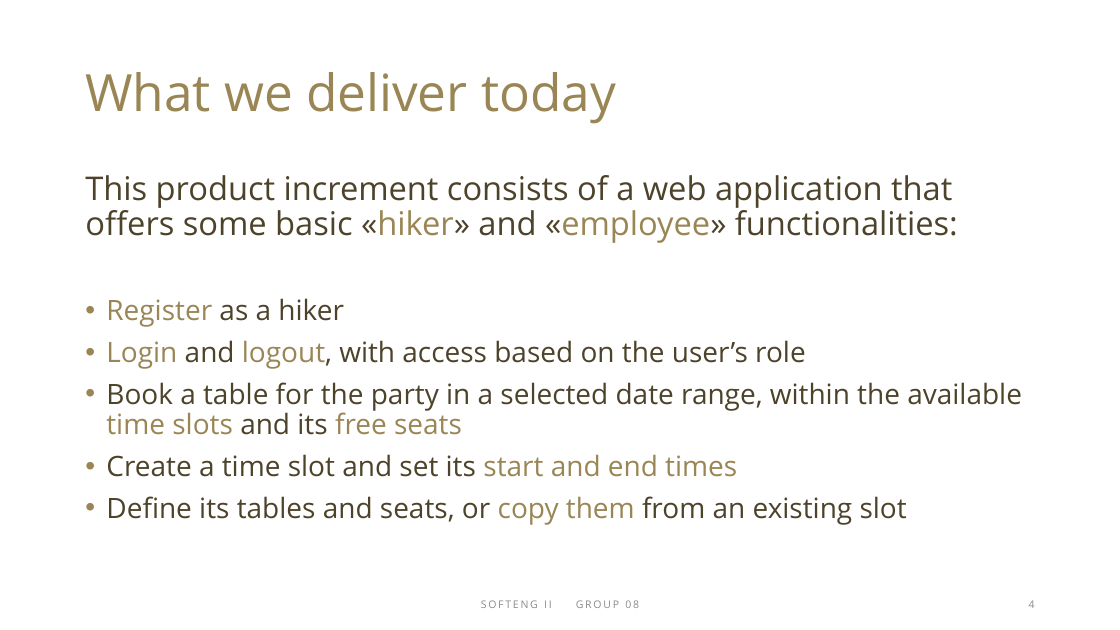
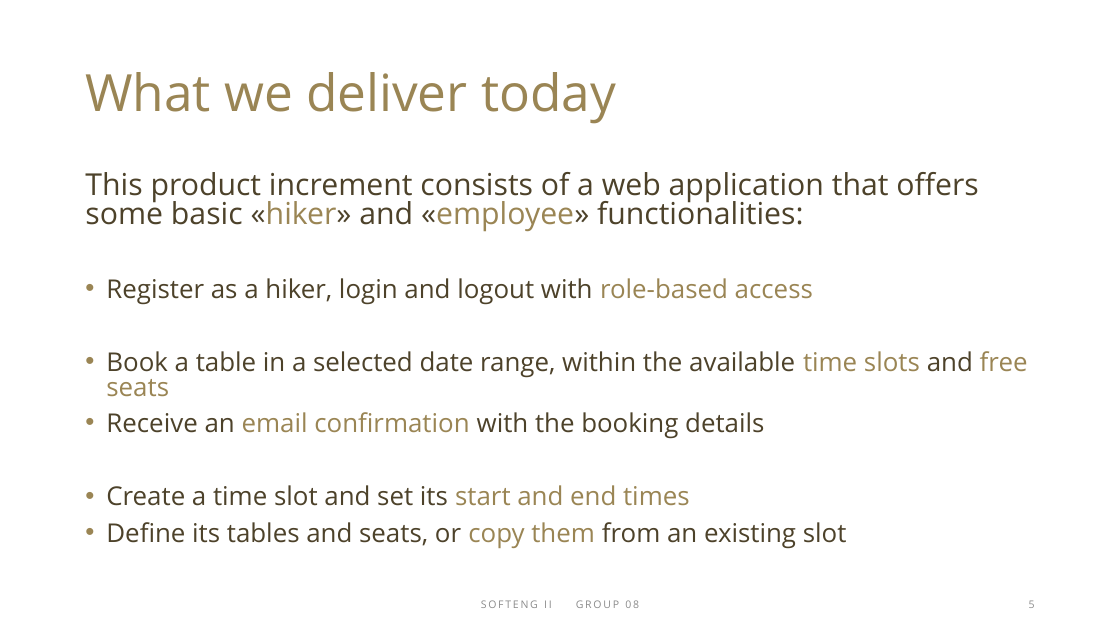
Before and after one commit to SE2-Team8/Mountain-Hut, a slide deck: slide 5 of docs/increment_01_presentation.pptx (slide 4 before the commit). Drawn at 1120x630 pixels with LibreOffice and Linux fonts; fonts in the diff are those of the drawing. Boxes give left, top, right and bottom in pixels: in the first picture for what was removed or moved away, otherwise in the second. Text is boxed around its words. In the diff, an @@ line names an element or a change of style, - is before the commit and + after.

Commit message:
feat: update increment 01 presentation

```diff
--- a/docs/increment_01_presentation.pptx
+++ b/docs/increment_01_presentation.pptx
@@ text at box(85, 172, 978, 549): size 28 to 25.9 pt in "This product increment consists of a web ..."; size 24 to 22.2 pt in "Create a time slot and set its ...", "Define its tables and seats, or copy ..."; line spacing 0.9 to 0.8 @@
@@ text at box(106, 278, 1028, 439): text changed; size 24 to 22.2 pt @@
-• Register as a hiker
-• Login and logout, with access based on the user’s role
-• Book a table for the party in a selected date range, within the available time slots and its free seats
+• Register as a hiker, login and logout with role-based access
+• Book a table in a selected date range, within the available time slots and free seats
+• Receive an email confirmation with the booking details
@@ page number at box(1029, 600, 1035, 608): text changed @@
-4
+5
```
Also in this commit, not shown: 1 other slide changed, 1 slide added.
